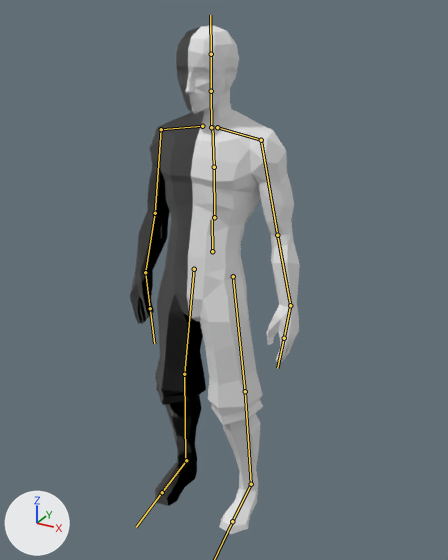
One commit to the Blender file dissert/db/importer.blend: the scene before it, then after it.
Camera for both pictures: a 50 mm camera at (1.011, -1.707, 1.841) aimed at (0.034, 0.07, 0.952). Lighting does not change. The marker at lower left points along +X, +Y and +Z. The bones that bend it are drawn over the model as lines.

In view in the first picture: 'polySurface13 polySurface14'.
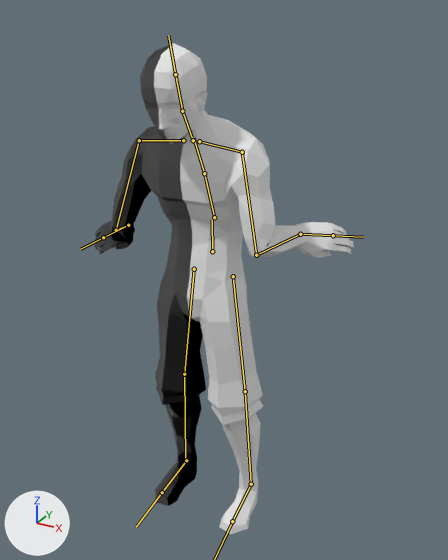
The newer file adds an action. The first version stands in its rest pose; the second is drawn at frame 25 of the action 'anger57'.

Where the change shows, as pixel boxes [x1, y1, x2, y2] in the pictures (448 x 560 px):
```json
{"object": "polySurface13 polySurface14", "change": "posed", "before": [130, 26, 300, 534], "after": [94, 43, 354, 534], "on screen": "53% wider"}
{"bone": "Chest", "before": "(214, 217) to (214, 167)", "after": "(214, 217) to (204, 173)"}
{"bone": "Chest2", "before": "(214, 167) to (212, 125)", "after": "(204, 173) to (193, 137)"}
{"bone": "LeftCollar", "before": "(217, 127) to (261, 140)", "after": "(199, 141) to (242, 152)"}
{"bone": "LeftShoulder", "before": "(261, 140) to (277, 235)", "after": "(242, 152) to (256, 255)"}
{"bone": "LeftElbow", "before": "(277, 235) to (290, 305)", "after": "(256, 255) to (300, 234)"}
{"bone": "LeftWrist", "before": "(290, 305) to (284, 338)", "after": "(300, 234) to (333, 235)"}
{"bone": "RightCollar", "before": "(202, 126) to (161, 129)", "after": "(183, 140) to (139, 140)"}
{"bone": "RightShoulder", "before": "(161, 129) to (155, 213)", "after": "(139, 140) to (116, 230)"}
{"bone": "RightElbow", "before": "(155, 213) to (145, 272)", "after": "(116, 230) to (128, 225)"}
{"bone": "RightWrist", "before": "(145, 272) to (150, 308)", "after": "(128, 225) to (103, 237)"}
{"bone": "Neck", "before": "(211, 127) to (211, 91)", "after": "(193, 140) to (182, 111)"}
{"bone": "Head", "before": "(211, 91) to (211, 54)", "after": "(182, 111) to (175, 74)"}
```

The change, as JSON lines over the scene's bpy script:
```json
{"block": "bone_chest", "where": "bone_chest = bpy.data.objects['Character1'].pose.bones['Chest']  # child of 'Hips'"}
{"op": "set", "path": "bone_chest.rotation_quaternion", "old": "(1.0, 0.0, 0.0, 0.0)", "new": "(0.986, 0.166, 0.011, 0.012)", "note": "degrees (0, 0, 0) -> degrees (19, 1, 2)"}
{"block": "bone_chest2", "where": "bone_chest2 = bpy.data.objects['Character1'].pose.bones['Chest2']  # child of 'Chest'"}
{"op": "set", "path": "bone_chest2.rotation_quaternion", "old": "(1.0, 0.0, 0.0, 0.0)", "new": "(1.0, 0.02, 0.001, 0.001)", "note": "degrees (0, 0, 0) -> degrees (2, 0, 0)"}
{"block": "bone_leftcollar", "where": "bone_leftcollar = bpy.data.objects['Character1'].pose.bones['LeftCollar']  # child of 'Chest2'"}
{"op": "set", "path": "bone_leftcollar.rotation_quaternion", "old": "(1.0, 0.0, 0.0, 0.0)", "new": "(0.996, 0.077, 0.002, 0.048)", "note": "degrees (0, 0, 0) -> degrees (9, 0, 5)"}
{"block": "bone_leftshoulder", "where": "bone_leftshoulder = bpy.data.objects['Character1'].pose.bones['LeftShoulder']  # child of 'LeftCollar'"}
{"op": "set", "path": "bone_leftshoulder.rotation_quaternion", "old": "(1.0, 0.0, 0.0, 0.0)", "new": "(0.966, 0.242, -0.088, -0.004)", "note": "degrees (0, 0, 0) -> degrees (28, -10, -3)"}
{"block": "bone_leftelbow", "where": "bone_leftelbow = bpy.data.objects['Character1'].pose.bones['LeftElbow']  # child of 'LeftShoulder'"}
{"op": "set", "path": "bone_leftelbow.rotation_quaternion", "old": "(1.0, 0.0, 0.0, 0.0)", "new": "(0.666, -0.732, -0.044, 0.134)", "note": "degrees (0, 0, 0) -> degrees (-94, 8, 14)"}
{"block": "bone_leftwrist", "where": "bone_leftwrist = bpy.data.objects['Character1'].pose.bones['LeftWrist']  # child of 'LeftElbow'"}
{"op": "set", "path": "bone_leftwrist.rotation_quaternion", "old": "(1.0, 0.0, 0.0, 0.0)", "new": "(0.926, 0.203, 0.015, 0.319)", "note": "degrees (0, 0, 0) -> degrees (23, -6, 37)"}
{"block": "bone_rightcollar", "where": "bone_rightcollar = bpy.data.objects['Character1'].pose.bones['RightCollar']  # child of 'Chest2'"}
{"op": "set", "path": "bone_rightcollar.rotation_quaternion", "old": "(1.0, 0.0, 0.0, 0.0)", "new": "(0.997, 0.037, 0.019, -0.061)", "note": "degrees (0, 0, 0) -> degrees (4, 2, -7)"}
{"block": "bone_rightshoulder", "where": "bone_rightshoulder = bpy.data.objects['Character1'].pose.bones['RightShoulder']  # child of 'RightCollar'"}
{"op": "set", "path": "bone_rightshoulder.rotation_quaternion", "old": "(1.0, 0.0, 0.0, 0.0)", "new": "(0.966, 0.249, -0.057, -0.038)", "note": "degrees (0, 0, 0) -> degrees (29, -5, -6)"}
{"block": "bone_rightelbow", "where": "bone_rightelbow = bpy.data.objects['Character1'].pose.bones['RightElbow']  # child of 'RightShoulder'"}
{"op": "set", "path": "bone_rightelbow.rotation_quaternion", "old": "(1.0, 0.0, 0.0, 0.0)", "new": "(0.715, -0.684, -0.123, 0.078)", "note": "degrees (0, 0, 0) -> degrees (-88, -4, 16)"}
{"block": "bone_rightwrist", "where": "bone_rightwrist = bpy.data.objects['Character1'].pose.bones['RightWrist']  # child of 'RightElbow'"}
{"op": "set", "path": "bone_rightwrist.rotation_quaternion", "old": "(1.0, 0.0, 0.0, 0.0)", "new": "(0.791, 0.204, -0.089, -0.569)", "note": "degrees (0, 0, 0) -> degrees (25, 5, -70)"}
{"block": "bone_neck", "where": "bone_neck = bpy.data.objects['Character1'].pose.bones['Neck']  # child of 'Chest2'"}
{"op": "set", "path": "bone_neck.rotation_quaternion", "old": "(1.0, 0.0, 0.0, 0.0)", "new": "(0.996, 0.088, 0.02, -0.009)", "note": "degrees (0, 0, 0) -> degrees (10, 2, -1)"}
{"block": "bone_head", "where": "bone_head = bpy.data.objects['Character1'].pose.bones['Head']  # child of 'Neck'"}
{"op": "set", "path": "bone_head.rotation_quaternion", "old": "(1.0, 0.0, 0.0, 0.0)", "new": "(0.991, -0.131, 0.021, -0.009)", "note": "degrees (0, 0, 0) -> degrees (-15, 2, -1)"}
```
